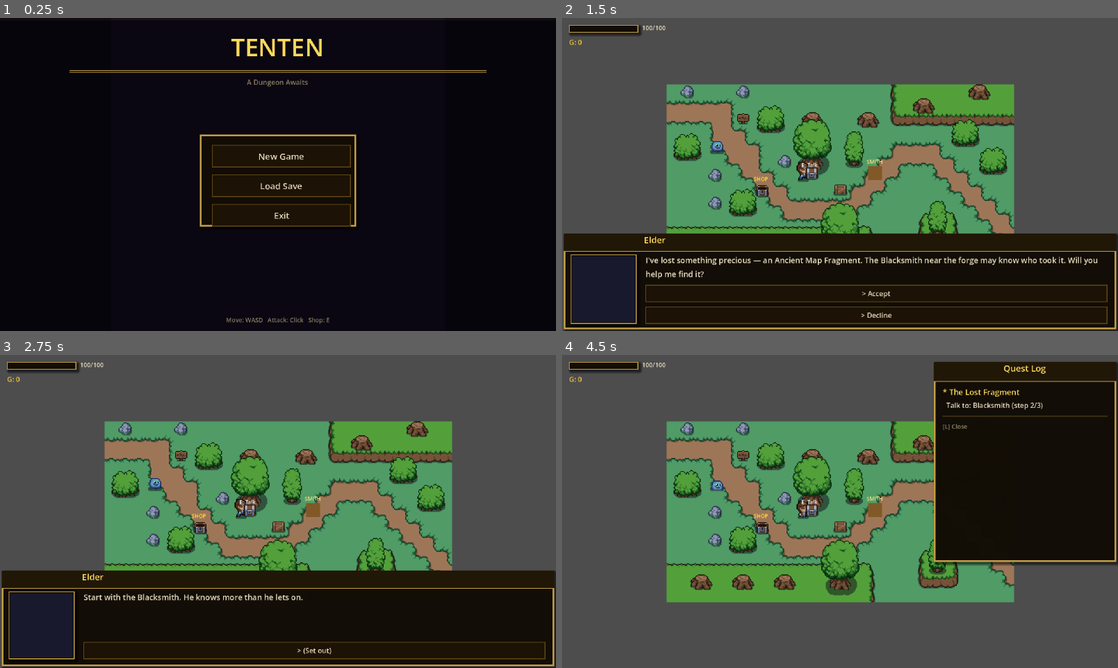
Above: before the commit, frames 1-4 (two rows, left to right).
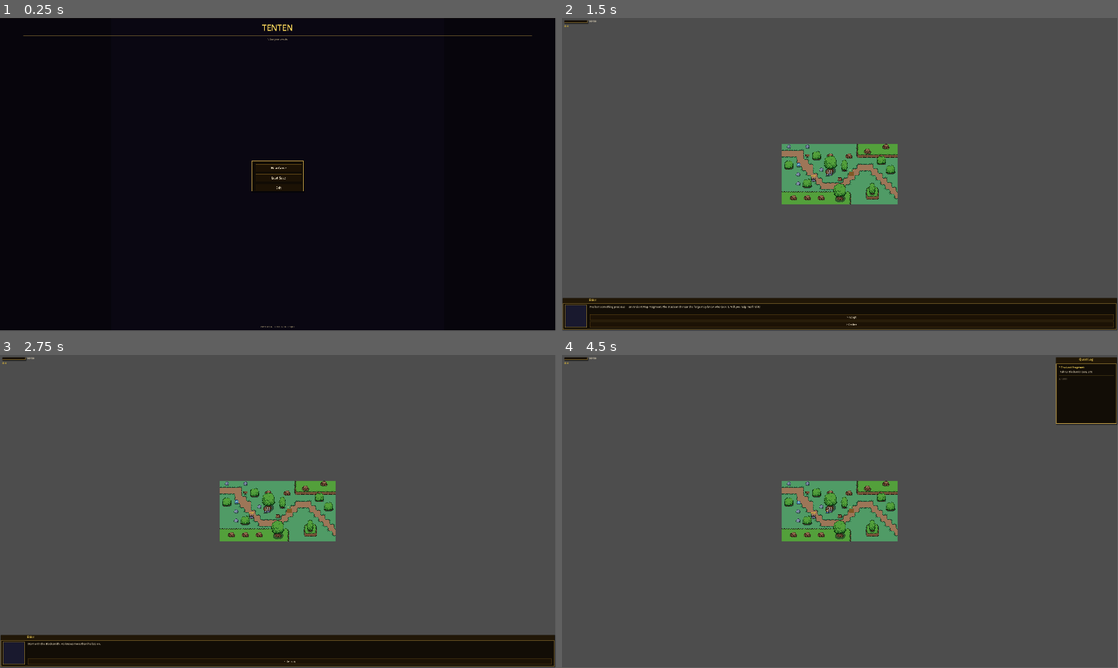
Above: after the commit, the same moments.

Repository: Puget-Sound-Skills-Center/godot-tenten-project
Game: Godot game, scene res://scenes/main.tscn
The game is run twice, just before and just after one commit, with the same random seed, the same clock (stepped at 60 frames per second) and the same inputs. Before the commit the project starts from res://scenes/home_screen.tscn.
Inputs (mouse positions are in pixels of both pictures, inside the frame that each line leads up to):
- Up to frame 1 (0.25 s): no input
- Up to frame 2 (1.5 s): click "New Game" at 0.5 s; tap Enter at 1.25 s; move the mouse to (962, 158) at 1.27 s; hold D (move_right) from 1.28 s (still down); hold E (interact) from 1.28 s (still down); click (962, 158) at 1.42 s
- Up to frame 3 (2.75 s): release D (move_right) at 2 s; release E (interact) at 2 s; click "> Accept" at 2 s
- Up to frame 4 (4.5 s): click "> (Set out)" at 2.75 s; tap Space at 3.5 s; drag from (728, 527) to (817, 414) at 3.52 s; move the mouse to (895, 442) at 4.27 s; hold D (move_right) from 4.28 s (still down); hold L (quest_log) from 4.28 s (still down)
In our replay, the window is 800x450 before the commit and 799x449 after it. These sizes can differ from the game's own. Grey fills any space a smaller window leaves; there, only what the larger window draws over its background counts as a difference.

The runs differ from the first frame. In frame 1, 2.9% of the frame differs, in the area x 4-96%, y 2-100%; in frame 2, 53%, in the area x 0-100%, y 0-100%; in frame 3, 53%; in frame 4, 49%.

Commit message:
feat(ui-scale): add main.tscn root scene with SubViewport 1920x1080

Diff:
--- a/project.godot
+++ b/project.godot
@@ -11,7 +11,7 @@
 [application]
 
 config/name="GodotTentenProject"
-run/main_scene="res://scenes/home_screen.tscn"
+run/main_scene="res://scenes/main.tscn"
 config/features=PackedStringArray("4.6", "Forward Plus")
 
 [autoload]
@@ -29,9 +29,8 @@
 
 [display]
 
-window/size/viewport_width=1280
-window/size/viewport_height=720
-window/stretch/scale=2.0
+window/size/viewport_width=1920
+window/size/viewport_height=1080
 
 [editor_plugins]
 
--- /dev/null
+++ b/scenes/main.tscn
@@ -0,0 +1,19 @@
+[gd_scene load_steps=2 format=3 uid="uid://bmain00tscn1"]
+
+[ext_resource type="Script" uid="uid://bmaingd00001" path="res://script/main.gd" id="1_maingd"]
+
+[node name="Main" type="Node"]
+script = ExtResource("1_maingd")
+
+[node name="SubViewportContainer" type="SubViewportContainer" parent="."]
+layout_mode = 3
+anchors_preset = 15
+anchor_right = 1.0
+anchor_bottom = 1.0
+grow_horizontal = 2
+grow_vertical = 2
+stretch = true
+
+[node name="SubViewport" type="SubViewport" parent="SubViewportContainer"]
+size = Vector2i(1920, 1080)
+render_target_update_mode = 4
--- /dev/null
+++ b/script/main.gd
@@ -0,0 +1,21 @@
+extends Node
+
+func _ready() -> void:
+	var vp := $SubViewportContainer/SubViewport as SubViewport
+	global.game_viewport = vp
+	$SubViewportContainer.texture_filter = CanvasItem.TEXTURE_FILTER_NEAREST
+	global.scene_change_requested.connect(_on_scene_change)
+	_load_scene("res://scenes/home_screen.tscn")
+
+func _on_scene_change(path: String) -> void:
+	_load_scene(path)
+
+func _load_scene(path: String) -> void:
+	var vp := $SubViewportContainer/SubViewport as SubViewport
+	for child in vp.get_children():
+		child.queue_free()
+	var packed = load(path)
+	if packed == null:
+		push_error("main.gd: cannot load scene: " + path)
+		return
+	vp.add_child(packed.instantiate())
